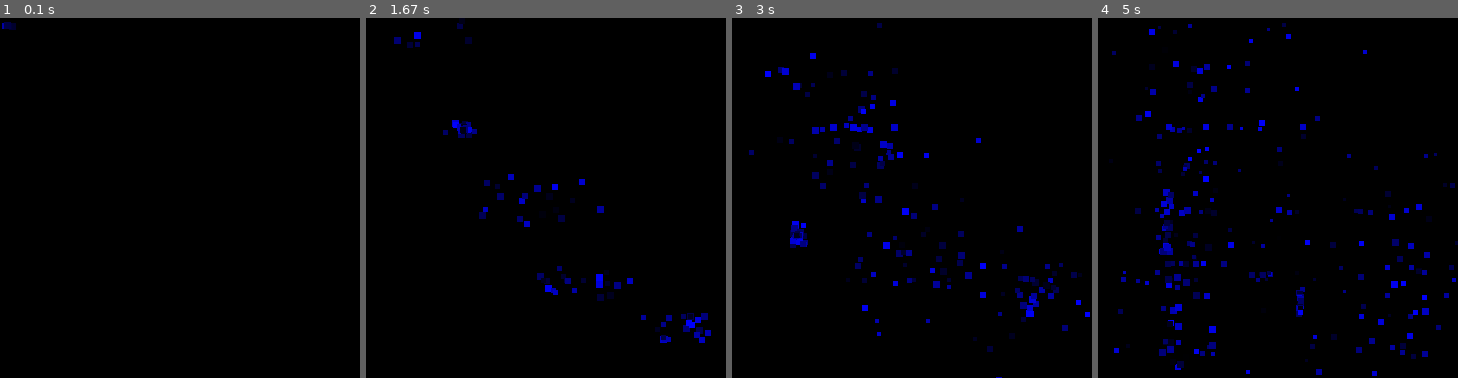
Above: before the commit, frames 1-4 (left to right).
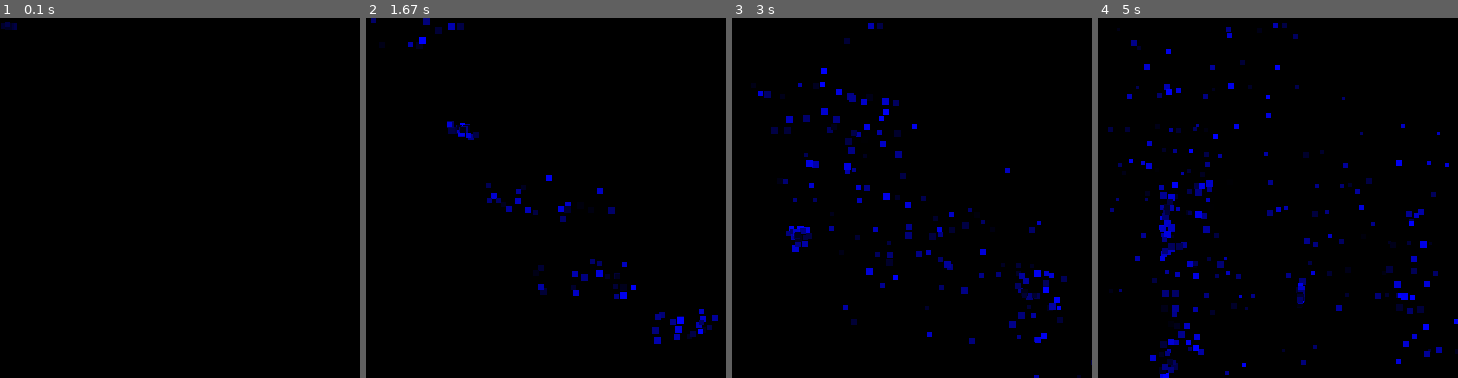
Above: after the commit, the same moments.

Repository: Darksorcen/Particle_effect
Game: pygame game, started from example.py
The game is run twice, just before and just after one commit, with the same random seed, the same clock (stepped at 60 frames per second) and the same inputs.
Inputs (mouse positions are in pixels of both pictures, inside the frame that each line leads up to):
- Up to frame 1 (0.1 s): no input
- Up to frame 2 (1.67 s): click (546, 198) at 0.38 s; click (582, 277) at 0.72 s; click (675, 324) at 1.05 s; click (459, 126) at 1.38 s
- Up to frame 3 (3 s): click (912, 241) at 1.72 s; click (861, 122) at 2.05 s; click (1038, 291) at 2.38 s; click (796, 234) at 2.72 s
- Up to frame 4 (5 s): click (1173, 129) at 3.05 s; click (1191, 262) at 3.38 s; click (1407, 280) at 3.72 s; click (1166, 331) at 4.05 s; click (1166, 219) at 4.38 s; click (1299, 298) at 4.72 s

The runs differ from the first frame. In frame 1, less than 0.1% of the frame differs, in the area x 0-5%, y 1-4%; in frame 2, 3.2%; in frame 3, 5.9%; in frame 4, 7.7%, in the area x 2-100%, y 1-100%.

Commit message:
Revert "petit changement"
This reverts commit 6306730525fd933769f156a354cd33c41169a2fe.

Diff:
--- a/example.py
+++ b/example.py
@@ -1,6 +1,4 @@
-import pygame
-import random
-import math
+import pygame, random, math
 from particles import Particle
 
 pygame.init()
@@ -8,7 +6,7 @@
 screen = pygame.display.set_mode((360, 360), pygame.RESIZABLE, 32)
 clock = pygame.time.Clock()
 
-# [loc, velocity, timer, color, shape]
+# [loc, velocity, timer, color]
 particles = []
 i = 0
 
@@ -25,8 +23,7 @@
     screen.fill((0, 0 ,0))
     random_color = [0, 0, random.randint(0, 255)]
 
-    particles.append(Particle(list(pos), [random.randint(0, 20) / 10 - 1, random.randint(0, 10) / 5 - 1],
-                                          random.randint(6, 8), random_color, [False, True, False, False]))
+    particles.append(Particle(list(pos), [random.randint(0, 20) / 10 - 1, random.randint(0, 10) / 5 - 1], random.randint(6, 8), random_color, [False, True, False, False]))
 
     for particle in particles:
         particle.update(special_movement=[math.cos(i), math.sin(-i)])
@@ -36,4 +33,4 @@
             particle.display(screen)
     pygame.display.update(screen.get_rect())
     clock.tick(60)
-    #print(clock.get_fps())
+    print(clock.get_fps())
--- a/particles.py
+++ b/particles.py
@@ -12,9 +12,7 @@
         self.shape = {"circle":[shape_bool[0]],
                       "rect":[shape_bool[1], pygame.Rect(self.pos[0], self.pos[1], self.timer, self.timer)],
                       "triangle":[shape_bool[2], [[self.pos[0], self.pos[1]], [self.pos[0]+5, self.pos[1]-5], [self.pos[0]+10, self.pos[1]]]],
-                      "polygon":[shape_bool[3], [[self.pos[0], self.pos[1]], [self.pos[0]+4, self.pos[1]+4],
-                                                [self.pos[1]+4, self.pos[0]+4], [self.pos[0]-4, self.pos[1]-4]]]}
-        self.original_shape = self.shape
+                      "polygon":[shape_bool[3], [[self.pos[0], self.pos[1]], [self.pos[0]+4, self.pos[1]+4], [self.pos[1]+4, self.pos[0]+4], [self.pos[0]-4, self.pos[1]-4]]]}
 
     def set_shape(self, name, shape):
         self.shape[name] = shape
@@ -28,8 +26,7 @@
         self.shape = {"circle":[self.shape_bool[0]],
                       "rect":[self.shape_bool[1], pygame.Rect(self.pos[0], self.pos[1], self.timer, self.timer)],
                       "triangle":[self.shape_bool[2], [[self.pos[0], self.pos[1]], [self.pos[0]+5, self.pos[1]-5], [self.pos[0]+10, self.pos[1]]]],
-                      "polygon":[self.shape_bool[3], [[self.pos[0], self.pos[1]], [self.pos[0]+4, self.pos[1]+4],
-                                                      [self.pos[1]+4, self.pos[0]+4], [self.pos[0]-4, self.pos[1]-4]]]}
+                      "polygon":[self.shape_bool[3], [[self.pos[0], self.pos[1]], [self.pos[0]+2, self.pos[1]+2], [self.pos[1]+4, self.pos[0]+4], [self.pos[0]-2, self.pos[1]-2]]]}
 
     def display(self, screen):
         for key, value in self.shape.items():
